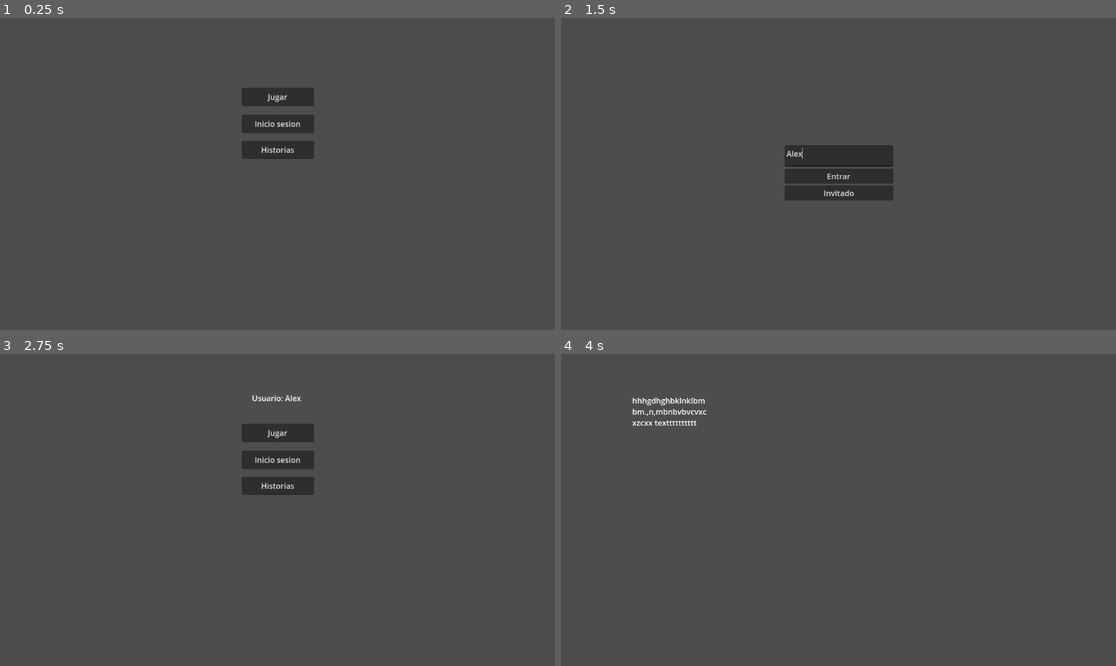
Above: before the commit, frames 1-4 (two rows, left to right).
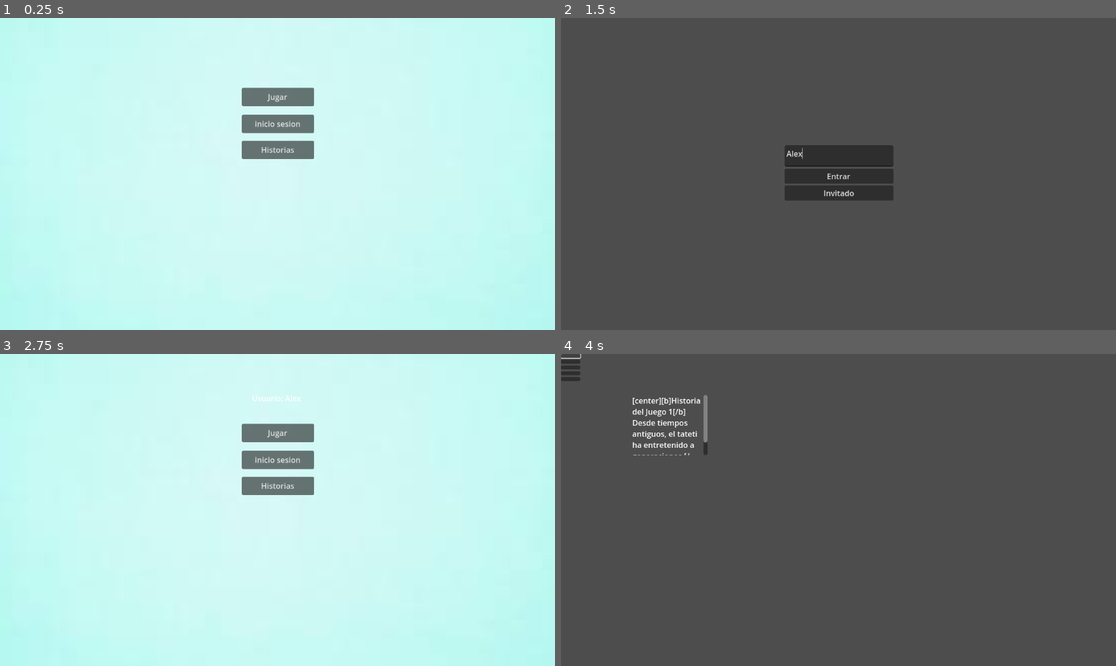
Above: after the commit, the same moments.

Repository: TadeoMena/Plata
Game: Godot game, scene res://scenes/MainMenu.tscn
Two runs of this game, one before a commit and one after it. Both use one fixed random seed, a clock stepped at 60 frames per second and the inputs below.
Inputs (mouse positions are in pixels of both pictures, inside the frame that each line leads up to):
- Up to frame 1 (0.25 s): no input
- Up to frame 2 (1.5 s): click "inicio sesion" at 0.5 s; click (838, 155) at 1.27 s; type "Alex" at 1.35 s
- Up to frame 3 (2.75 s): click "Entrar" at 2 s
- Up to frame 4 (4 s): click "Historias" at 2.75 s; click (572, 357) at 3.52 s

The runs differ from the first frame. In frame 1, 100% of the frame differs, in the area x 0-100%, y 0-100%; in frame 2, nothing differs; in frame 3, 100%; in frame 4, 1.0%.

Commit message:
subido por ori

Diff:
--- /dev/null
+++ b/Scripts/Carta.gd
@@ -0,0 +1,16 @@
+extends TextureButton
+
+var imagen_frente : Texture
+var es_visible := false
+var esta_pareada := false
+
+func mostrar_frente():
+	texture_normal = imagen_frente
+	es_visible = true
+
+func mostrar_reverso():
+	texture_normal = preload("res://reversa.png")
+	es_visible = false
+
+func marcar_como_encontrada():
+	esta_pareada = true
--- /dev/null
+++ b/Scripts/GameMemory.gd
@@ -0,0 +1,77 @@
+extends Node2D
+
+@onready var grid := $VBoxContainer/CardGrid
+@onready var btn_previa := $VBoxContainer/HBoxContainer/BtnVistaPrevia
+@onready var btn_clasico := $VBoxContainer/HBoxContainer/BtnModoClasico
+
+var cartas: Array = []
+var primera_carta := null
+var segunda_carta := null
+var puede_jugar := false
+
+func _ready():
+	btn_previa.pressed.connect(() => iniciar_juego(true))
+	btn_clasico.pressed.connect(() => iniciar_juego(false))
+
+func iniciar_juego(con_vista_previa: bool):
+	# Limpiar
+	for c in grid.get_children():
+		c.queue_free()
+	cartas.clear()
+	primera_carta = null
+	segunda_carta = null
+
+	# Preparar imágenes
+	var imagenes := [
+		preload("res://1.png"), preload("res://2.png"),
+		preload("res://3.png"), preload("res://4.png"),
+		preload("res://5.png"), preload("res://6.png"),
+		preload("res://7.png"), preload("res://8.png")
+	]
+
+	imagenes = imagenes.duplicate()
+	imagenes.shuffle()
+
+	# Crear cartas
+	for i in range(imagenes.size()):
+		var carta = preload("res://scenes/games/Carta.tscn").instantiate()
+		carta.imagen_frente = imagenes[i]
+		carta.mostrar_reverso()
+		carta.pressed.connect(() => carta_seleccionada(carta))
+		grid.add_child(carta)
+		cartas.append(carta)
+
+	if con_vista_previa:
+		for carta in cartas:
+			carta.mostrar_frente()
+		puede_jugar = false
+		await get_tree().create_timer(3.0).timeout
+		for carta in cartas:
+			carta.mostrar_reverso()
+		puede_jugar = true
+	else:
+		puede_jugar = true
+
+func carta_seleccionada(carta):
+	if not puede_jugar or carta.es_visible or carta.esta_pareada:
+		return
+
+	carta.mostrar_frente()
+
+	if primera_carta == null:
+		primera_carta = carta
+	elif segunda_carta == null:
+		segunda_carta = carta
+		puede_jugar = false
+		await get_tree().create_timer(1.0).timeout
+
+		if primera_carta.imagen_frente == segunda_carta.imagen_frente:
+			primera_carta.marcar_como_encontrada()
+			segunda_carta.marcar_como_encontrada()
+		else:
+			primera_carta.mostrar_reverso()
+			segunda_carta.mostrar_reverso()
+
+		primera_carta = null
+		segunda_carta = null
+		puede_jugar = true
--- a/Scripts/GameSelection.gd
+++ b/Scripts/GameSelection.gd
@@ -5,3 +5,6 @@
 
 func _on_game_2_pressed():
 	get_tree().change_scene_to_file("res://scenes/games/Game2.tscn")
+
+func _on_tateti_pressed() -> void:
+	get_tree().change_scene_to_file("res://scenes/games/Game5Tateti.tscn")
--- a/Scripts/Stories.gd
+++ b/Scripts/Stories.gd
@@ -1,9 +1,35 @@
 extends Control
 
 var historias = {
-	"Juego1": "Historia del Juego 1...",
-	"Juego2": "Historia del Juego 2...",
+	"Juego1": "[center][b]Historia del Juego 1[/b]\nDesde tiempos antiguos, el tateti ha entretenido a generaciones.[/center]",
+	"Juego2": "[center][b]Historia del Juego 2[/b]\nDurante la era digital, el tateti se adaptó a pantallas táctiles.[/center]",
+	"Juego3": "[center][b]Historia del Juego 3[/b]\nHoy en día, sigue siendo un juego simple pero lleno de estrategia.[/center]",
+	"Juego4": "[center][b]Historia del Juego 4[/b]\nOtra mirada al tateti, desde el arte hasta la educación.[/center]",
+	"Juego5": """[center][b]🕰️ Historia del Tatetí (Tres en Línea)[/b][/center]
+
+[b]🏛️ Orígenes antiguos[/b]
+Aunque hoy lo conocemos como Tatetí o Tres en Línea, sus raíces se remontan a miles de años atrás. Ya en el Antiguo Egipto (alrededor del 1300 a.C.), se encontraron tableros tallados en piedra con una forma similar al juego, aunque se desconoce exactamente cómo se jugaba.
+
+[b]🏺 Época romana[/b]
+En el Imperio Romano, existía un juego llamado Terni Lapilli, que también se jugaba en una cuadrícula de 3x3, pero con un sistema ligeramente distinto: cada jugador tenía solo tres fichas, que movían por turnos. Era muy popular entre soldados y niños romanos.
+
+[b]🧠 Nombre moderno: Tic-Tac-Toe[/b]
+En el siglo XIX, en Inglaterra, el juego tomó la forma que conocemos hoy: dos jugadores, X y O, turnándose para marcar espacios en una cuadrícula de 3x3. Se lo llamó "Noughts and Crosses" (ceros y cruces).
+Más tarde, en Estados Unidos, comenzó a llamarse Tic-Tac-Toe, nombre que hace referencia al sonido de los turnos rápidos.
+
+[b]💻 Edad digital[/b]
+Con la llegada de las computadoras en el siglo XX, Tatetí fue uno de los primeros juegos programados. En 1952, el científico británico Alexander S. Douglas creó una versión para computadora llamada OXO, considerada uno de los primeros videojuegos de la historia.
+
+[b]📱 Tatetí hoy[/b]
+Hoy el Tatetí se juega en todas partes del mundo: en hojas de papel, pizarras, apps, páginas web, videojuegos y hasta en proyectos de programación como el tuyo 😄. Es un clásico para aprender estrategias simples, lógica… ¡y también para divertirse en cualquier momento!
+"""
 }
 
-func mostrar_historia(juego):
-	$RichTextLabel.text = historias.get(juego, "Historia no disponible")
+func _ready():
+	for boton in $ButtonContainer.get_children():
+		if boton is Button:
+			boton.pressed.connect(_on_button_pressed.bind(boton.name))
+
+func _on_button_pressed(juego_nombre: String):
+	var historia = historias.get(juego_nombre, "[center][i]Historia no disponible[/i][/center]")
+	$RichTextLabel.text = historia
--- /dev/null
+++ b/Scripts/Tateti.gd
@@ -0,0 +1,68 @@
+extends Node2D
+
+var turno = "❌"
+var terminado = false
+
+func _ready():
+	_resetear_juego()
+	$ReiniciarButton.pressed.connect(_on_reiniciar_pressed)
+
+func _resetear_juego():
+	turno = "❌"
+	terminado = false
+	$ResultadoLabel.text = ""
+
+	for i in 9:
+		var boton = $GridContainer.get_node("Button" + str(i))
+		boton.text = ""
+		boton.disabled = false
+		boton.remove_theme_color_override("font_color")
+
+		if boton.pressed.is_connected(_on_cell_pressed):
+			boton.pressed.disconnect(_on_cell_pressed)
+
+		boton.pressed.connect(_on_cell_pressed.bind(boton))
+
+func _on_cell_pressed(boton):
+	if boton.text == "" and not terminado:
+		boton.text = turno
+		boton.disabled = true
+		boton.add_theme_color_override("font_color", Color.RED if turno == "❌" else Color.BLUE)
+
+		if revisar_ganador():
+			terminado = true
+			$ResultadoLabel.text = turno + " ganó! 🎉"
+		elif revisar_empate():
+			terminado = true
+			$ResultadoLabel.text = "¡Empate! 😐"
+		else:
+			turno = "⭕" if turno == "❌" else "❌"
+
+func revisar_ganador():
+	var celdas = []
+	for i in 9:
+		celdas.append($GridContainer.get_node("Button" + str(i)).text)
+
+	var combinaciones = [
+		[0, 1, 2], [3, 4, 5], [6, 7, 8],
+		[0, 3, 6], [1, 4, 7], [2, 5, 8],
+		[0, 4, 8], [2, 4, 6]
+	]
+
+	for combo in combinaciones:
+		var a = celdas[combo[0]]
+		var b = celdas[combo[1]]
+		var c = celdas[combo[2]]
+		if a != "" and a == b and b == c:
+			return true
+	return false
+
+func revisar_empate():
+	for i in 9:
+		var boton = $GridContainer.get_node("Button" + str(i))
+		if boton.text == "":
+			return false
+	return true
+
+func _on_reiniciar_pressed():
+	_resetear_juego()
--- a/scenes/GameSelection.tscn
+++ b/scenes/GameSelection.tscn
@@ -28,6 +28,9 @@
 layout_mode = 2
 text = "juego 4"
 
-[node name="Juego5" type="Button" parent="GridContainer"]
+[node name="Tateti" type="Button" parent="GridContainer"]
+clip_contents = true
 layout_mode = 2
-text = "juego 5"
+text = "Tateti"
+
+[connection signal="pressed" from="GridContainer/Tateti" to="." method="_on_tateti_pressed"]
--- a/scenes/MainMenu.tscn
+++ b/scenes/MainMenu.tscn
@@ -1,9 +1,15 @@
-[gd_scene load_steps=2 format=3 uid="uid://je5kfgd57xfj"]
+[gd_scene load_steps=3 format=3 uid="uid://je5kfgd57xfj"]
 
 [ext_resource type="Script" uid="uid://3r3rhwt4utbo" path="res://Scripts/MainMenu.gd" id="1_yqorp"]
+[ext_resource type="Texture2D" uid="uid://ryfwrol8pcpq" path="res://scenes/fondoInicio.jpeg" id="2_0ykhv"]
 
 [node name="MainMenu" type="Node2D"]
 script = ExtResource("1_yqorp")
+
+[node name="FondoInicio" type="Sprite2D" parent="."]
+position = Vector2(584, 325)
+scale = Vector2(4.16833, 4.375)
+texture = ExtResource("2_0ykhv")
 
 [node name="Inicio sesion" type="Button" parent="."]
 custom_minimum_size = Vector2(150, 0)
--- a/scenes/Stories.tscn
+++ b/scenes/Stories.tscn
@@ -13,4 +13,23 @@
 offset_top = 85.0
 offset_right = 304.0
 offset_bottom = 210.0
-text = "hhhgdhghbklnklbmbm.,n,mbnbvbvcvxcxzcxx textttttttttt"
+
+[node name="ButtonContainer" type="VBoxContainer" parent="."]
+layout_mode = 0
+offset_right = 40.0
+offset_bottom = 40.0
+
+[node name="Juego1" type="Button" parent="ButtonContainer"]
+layout_mode = 2
+
+[node name="Juego2" type="Button" parent="ButtonContainer"]
+layout_mode = 2
+
+[node name="Juego3" type="Button" parent="ButtonContainer"]
+layout_mode = 2
+
+[node name="Juego4" type="Button" parent="ButtonContainer"]
+layout_mode = 2
+
+[node name="Juego5" type="Button" parent="ButtonContainer"]
+layout_mode = 2
--- /dev/null
+++ b/scenes/games/Carta.tscn
@@ -0,0 +1,3 @@
+[gd_scene format=3 uid="uid://bjqnt2jbac0ld"]
+
+[node name="Carta" type="TextureButton"]
--- /dev/null
+++ b/scenes/games/Game5Tateti.tscn
@@ -0,0 +1,71 @@
+[gd_scene load_steps=3 format=3 uid="uid://e2y4wuq5v3rk"]
+
+[ext_resource type="Script" uid="uid://cwcccpq5m8y7s" path="res://Scripts/Tateti.gd" id="1_nv62g"]
+[ext_resource type="Texture2D" uid="uid://dupwwlwle5qtn" path="res://scenes/games/fondoTateti.jpg" id="2_lq75y"]
+
+[node name="Game5Tateti" type="Node2D"]
+script = ExtResource("1_nv62g")
+
+[node name="Sprite2D" type="Sprite2D" parent="."]
+position = Vector2(653.5, 278.25)
+scale = Vector2(3.13562, 3.02364)
+texture = ExtResource("2_lq75y")
+
+[node name="GridContainer" type="GridContainer" parent="."]
+offset_left = 386.0
+offset_top = 202.0
+offset_right = 694.0
+offset_bottom = 510.0
+columns = 3
+
+[node name="Button0" type="Button" parent="GridContainer"]
+custom_minimum_size = Vector2(100, 100)
+layout_mode = 2
+
+[node name="Button1" type="Button" parent="GridContainer"]
+custom_minimum_size = Vector2(100, 100)
+layout_mode = 2
+
+[node name="Button2" type="Button" parent="GridContainer"]
+custom_minimum_size = Vector2(100, 100)
+layout_mode = 2
+
+[node name="Button3" type="Button" parent="GridContainer"]
+custom_minimum_size = Vector2(100, 100)
+layout_mode = 2
+
+[node name="Button4" type="Button" parent="GridContainer"]
+custom_minimum_size = Vector2(100, 100)
+layout_mode = 2
+
+[node name="Button5" type="Button" parent="GridContainer"]
+custom_minimum_size = Vector2(100, 100)
+layout_mode = 2
+
+[node name="Button6" type="Button" parent="GridContainer"]
+custom_minimum_size = Vector2(100, 100)
+layout_mode = 2
+
+[node name="Button7" type="Button" parent="GridContainer"]
+custom_minimum_size = Vector2(100, 100)
+layout_mode = 2
+
+[node name="Button8" type="Button" parent="GridContainer"]
+custom_minimum_size = Vector2(100, 100)
+layout_mode = 2
+
+[node name="ReiniciarButton" type="Button" parent="."]
+offset_left = 751.0
+offset_top = 509.0
+offset_right = 827.0
+offset_bottom = 549.0
+text = "Reiniciar"
+
+[node name="ResultadoLabel" type="Label" parent="."]
+offset_left = 450.0
+offset_top = 321.0
+offset_right = 632.0
+offset_bottom = 387.0
+theme_override_font_sizes/font_size = 24
+
+[connection signal="pressed" from="ReiniciarButton" to="." method="_on_reiniciar_pressed"]
--- /dev/null
+++ b/scenes/games/GameMemory.tscn
@@ -0,0 +1,24 @@
+[gd_scene format=3 uid="uid://c5nox7b0swc5y"]
+
+[node name="GameMemory" type="Node2D"]
+
+[node name="VBoxContainer" type="VBoxContainer" parent="."]
+offset_left = 75.0
+offset_top = 140.0
+offset_right = 240.0
+offset_bottom = 180.0
+
+[node name="HBoxContainer" type="HBoxContainer" parent="VBoxContainer"]
+layout_mode = 2
+
+[node name="Vistaprevia" type="Button" parent="VBoxContainer/HBoxContainer"]
+layout_mode = 2
+text = "Vista previa"
+
+[node name="Clasico" type="Button" parent="VBoxContainer/HBoxContainer"]
+layout_mode = 2
+text = "Clásico"
+
+[node name="Cardgrid" type="GridContainer" parent="VBoxContainer"]
+layout_mode = 2
+columns = 4
Binary file added: 1.png
Not shown, added: 1.png.import
Binary file added: 2.png
Not shown, added: 2.png.import
Binary file added: 3.png
Not shown, added: 3.png.import
Binary file added: 4.png
Not shown, added: 4.png.import
Binary file added: 5.png
Not shown, added: 5.png.import
Binary file added: 6.png
Not shown, added: 6.png.import
(and 11 more such lines)
